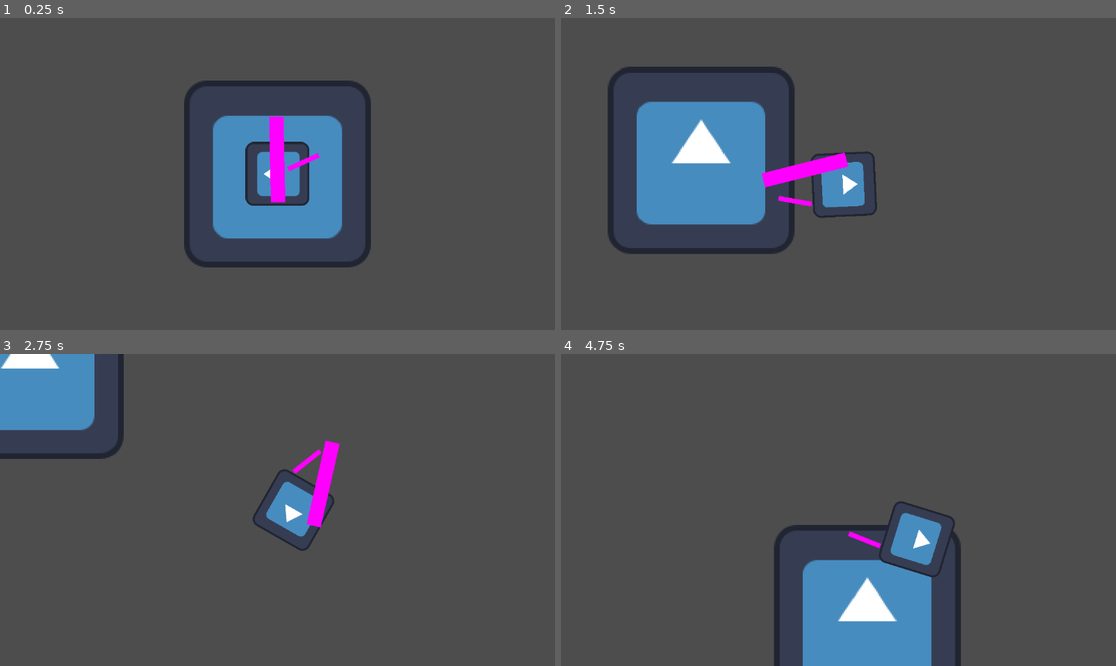
Above: before the commit, frames 1-4 (two rows, left to right).
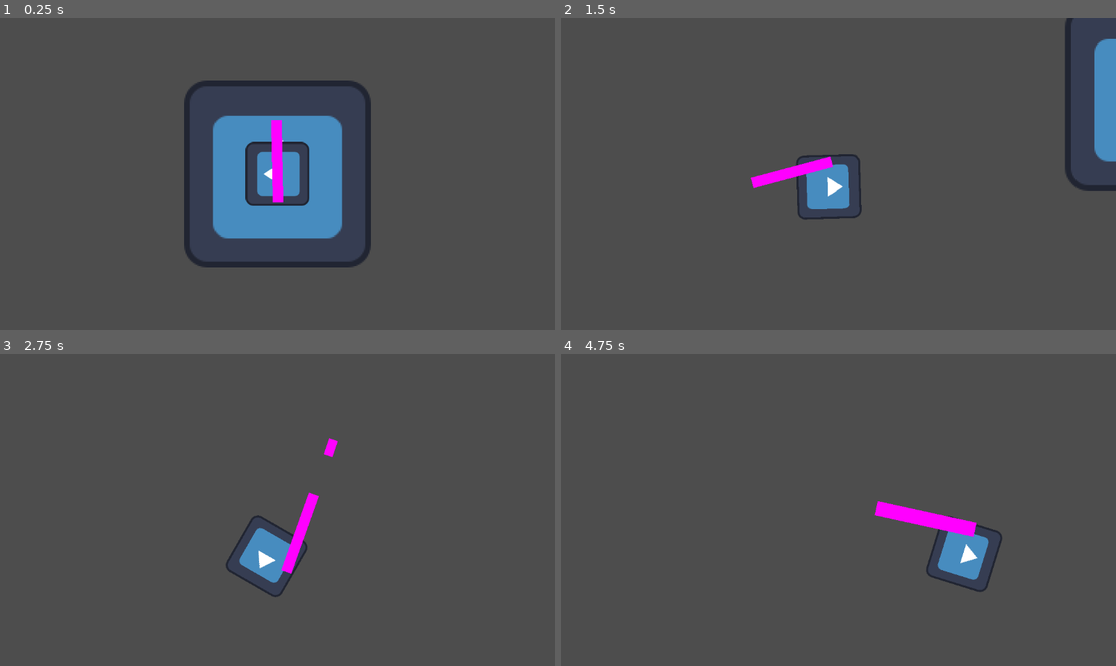
Above: after the commit, the same moments.

Repository: noname7777G/minijam_rvcc
Game: Godot game, scene res://scenes/world.tscn
Same seed, same stepped clock (60 frames per second), same inputs: the game is played once before the commit and once after it. The engine's default icon, where the game draws it, is replaced by a stand-in: a white triangle on a blue panel in a dark square.
Inputs (mouse positions are in pixels of both pictures, inside the frame that each line leads up to):
- Up to frame 1 (0.25 s): no input
- Up to frame 2 (1.5 s): tap Enter at 0.5 s; move the mouse to (960, 158) at 0.52 s; press the mouse at (960, 158) at 0.53 s; hold Right (ui_right) 0.53-1.28 s; move the mouse to (727, 189) at 1.27 s; release the mouse at (727, 189) at 1.28 s; hold Down (ui_down) from 1.28 s (still down); tap 4 (Swap_to_grenade) at 1.35 s
- Up to frame 3 (2.75 s): click (166, 525) at 1.55 s; move the mouse to (333, 441) at 2.02 s; release Down (ui_down) at 2.03 s; press the mouse at (333, 441) at 2.03 s; hold Right (ui_right) from 2.03 s (still down)
- Up to frame 4 (4.75 s): move the mouse to (810, 572) at 2.77 s; release Right (ui_right) at 2.78 s; release the mouse at (810, 572) at 2.78 s; hold Up (ui_up) 2.78-3.53 s; tap 1 (swap_to_auto_gun) at 2.85 s; click (810, 572) at 3.05 s; move the mouse to (1005, 556) at 3.52 s; hold 2 (swap_to_shotgun) 3.53-4.28 s; hold Left (ui_left) from 3.53 s (still down); click (1005, 556) at 3.8 s; move the mouse to (672, 463) at 4.27 s; tap 3 (swap_to_shuriken) at 4.35 s; click (672, 463) at 4.55 s

The runs differ from the first frame. In frame 1, 0.3% of the frame differs, in the area x 48-58%, y 31-60%; in frame 2, 15%, in the area x 8-100%, y 0-76%; in frame 3, 8.3%; in frame 4, 12%.

Commit message:
Removed extraneous scene "word" Added sound effects to guns adjusted some properties of the guns

Diff:
--- a/scenes/base_scenes/base_projectile.tscn
+++ b/scenes/base_scenes/base_projectile.tscn
@@ -21,4 +21,6 @@
 scale = Vector2(3, 3)
 shape = SubResource("RectangleShape2D_nfxno")
 
+[node name="expire_sound" type="AudioStreamPlayer2D" parent="."]
+
 [connection signal="body_entered" from="." to="." method="_on_body_entered"]
--- a/scenes/base_scenes/base_weapon.tscn
+++ b/scenes/base_scenes/base_weapon.tscn
@@ -20,3 +20,7 @@
 
 [node name="AnimatedSprite2D" type="AnimatedSprite2D" parent="."]
 position = Vector2(61, 0)
+
+[node name="Fire_sound" type="AudioStreamPlayer2D" parent="."]
+
+[node name="Secondary_sound" type="AudioStreamPlayer2D" parent="."]
--- a/scenes/player.tscn
+++ b/scenes/player.tscn
@@ -31,4 +31,5 @@
 position = Vector2(1, 50)
 
 [node name="shotgun" parent="." instance=ExtResource("4_pchl6")]
-position = Vector2(77.4782, -35.299)
+visible = false
+position = Vector2(59, 49)
--- a/scenes/weapons/auto_gun.tscn
+++ b/scenes/weapons/auto_gun.tscn
@@ -1,22 +1,22 @@
 [gd_scene load_steps=3 format=3 uid="uid://diqsh45b5mt5v"]
 
 [ext_resource type="PackedScene" uid="uid://b0fdbiun0go7d" path="res://scenes/base_scenes/base_weapon.tscn" id="1_uf2y5"]
-[ext_resource type="PackedScene" uid="uid://b4ysrxvuy0q30" path="res://scenes/weapons/auto_gun_projectile.tscn" id="2_yddto"]
+[ext_resource type="PackedScene" uid="uid://cu48yeg81cd4a" path="res://scenes/weapons/auto_gun_projectile.tscn" id="2_yddto"]
 
 [node name="Auto_gun" instance=ExtResource("1_uf2y5")]
 energy_cost = 3.0
 is_automatic = true
-_shot_cooldown = 0.2
+_shot_cooldown = 0.1
 _swap_cooldown = 0.3
 _recoil = 20.0
 projectile_scene = ExtResource("2_yddto")
 
 [node name="Sprite2D" parent="." index="0"]
-position = Vector2(80, 0)
-scale = Vector2(178, 30)
+position = Vector2(76.5, 0)
+scale = Vector2(171, 22)
 
 [node name="muzzle" parent="." index="1"]
-position = Vector2(169, 0)
+position = Vector2(162, 0)
 
 [node name="AnimatedSprite2D" parent="." index="3"]
-position = Vector2(169, 0)
+position = Vector2(162, 0)
--- a/scenes/weapons/shotgun.tscn
+++ b/scenes/weapons/shotgun.tscn
@@ -1,12 +1,30 @@
-[gd_scene load_steps=3 format=3 uid="uid://dqsp7fwesgwir"]
+[gd_scene load_steps=5 format=3 uid="uid://bpwe53xbmkl7m"]
 
 [ext_resource type="PackedScene" uid="uid://b0fdbiun0go7d" path="res://scenes/base_scenes/base_weapon.tscn" id="1_i1igf"]
-[ext_resource type="PackedScene" uid="uid://b4ysrxvuy0q30" path="res://scenes/weapons/auto_gun_projectile.tscn" id="2_0yshu"]
+[ext_resource type="PackedScene" uid="uid://cu48yeg81cd4a" path="res://scenes/weapons/auto_gun_projectile.tscn" id="2_0yshu"]
+[ext_resource type="AudioStream" uid="uid://dflg60bxj01md" path="res://assets/Sounds/SFX/Weapons/Shotgunsfx/Shotgun2.mp3" id="3_aeo4s"]
+[ext_resource type="AudioStream" uid="uid://dvg0r6ucl8bof" path="res://assets/Sounds/SFX/Weapons/Shotgunsfx/Shotgun_shell.mp3" id="4_gp5qt"]
 
 [node name="shotgun" instance=ExtResource("1_i1igf")]
 _shot_cooldown = 0.7
 _swap_cooldown = 0.8
 _projectile_spread_deg = 90.0
 _projectile_count = 7
-_recoil = 100.0
+_recoil = 150.0
 projectile_scene = ExtResource("2_0yshu")
+
+[node name="Sprite2D" parent="." index="0"]
+position = Vector2(39, 0)
+scale = Vector2(210, 30)
+
+[node name="muzzle" parent="." index="1"]
+position = Vector2(144, 0)
+
+[node name="AnimatedSprite2D" parent="." index="3"]
+position = Vector2(144, 0)
+
+[node name="Fire_sound" parent="." index="4"]
+stream = ExtResource("3_aeo4s")
+
+[node name="Secondary_sound" parent="." index="5"]
+stream = ExtResource("4_gp5qt")
--- a/scenes/word.tscn
+++ /dev/null
@@ -1,16 +0,0 @@
-[gd_scene load_steps=3 format=3 uid="uid://oxwbnvte2anb"]
-
-[ext_resource type="PackedScene" uid="uid://bcjs30ogm2vg" path="res://scenes/player.tscn" id="1_okg38"]
-[ext_resource type="Texture2D" uid="uid://daxqel3cb5go8" path="res://assets/icon.svg" id="3_u4i8b"]
-
-[node name="World" type="Node2D"]
-
-[node name="player" parent="." instance=ExtResource("1_okg38")]
-motion_mode = 1
-
-[node name="DEBUG_B" type="Sprite2D" parent="."]
-z_index = -1
-scale = Vector2(3.03516, 3.03516)
-texture = ExtResource("3_u4i8b")
-
-[node name="Node2D" type="Node2D" parent="."]
--- a/scripts/player.gd
+++ b/scripts/player.gd
@@ -58,9 +58,11 @@
 	if _current_weapon.is_automatic:
 		if Input.is_action_pressed("shoot") && _current_weapon.can_shoot:
 			_current_weapon.shoot(velocity)
+			_current_energy -= _current_weapon.energy_cost
 	else:
-		if Input.is_action_just_pressed("shoot"): #### fire gun here
+		if Input.is_action_just_pressed("shoot"):
 			_current_weapon.shoot(velocity)
+			_current_energy -= _current_weapon.energy_cost
 
 func _do_energy_cost(delta):
 	_current_energy -= delta * base_energy_loss
@@ -75,6 +77,7 @@
 #### CALLBACKS ####
 func _ready():
 	_current_weapon = auto_gun_scene
+	_current_weapon.swap_to()
 	_current_energy = max_energy
 
 func _process(delta: float) -> void:
--- a/scripts/weapons/base_projectile.gd
+++ b/scripts/weapons/base_projectile.gd
@@ -62,4 +62,6 @@
 
 	queue_free()
 	print("hit")
-	#body.on_hit(damage)
+
+	if body.has_method("on_hit"):
+		body.on_hit(damage)
--- a/scripts/weapons/base_weapon.gd
+++ b/scripts/weapons/base_weapon.gd
@@ -18,12 +18,17 @@
 
 @export var _recoil: float
 
+@export var _secondary_sound_delay_ratio: float
+
 var _projectile_spread: float
 var _shot_timer: float
 var _swap_timer: float
+var _secondary_sound_delay
 
 @onready var _muzzle = $muzzle
 @onready var _trajectory = $trajectory
+@onready var _fire_sound = $Fire_sound
+@onready var _secondary_sound = $Secondary_sound
 
 #### ASSET/NODE EXPORTS ####
 @export var projectile_scene: PackedScene
@@ -34,6 +39,8 @@
 	_shot_timer = 0
 	_swap_timer = _swap_cooldown
 
+	_secondary_sound_delay = _shot_cooldown - (_shot_cooldown * _secondary_sound_delay_ratio)
+
 func _process(delta: float) -> void:
 	look_at(get_global_mouse_position())
 
@@ -43,6 +50,9 @@
 		can_swap = true
 
 	if is_selected:
+		if _shot_timer >= _secondary_sound_delay:
+			_secondary_sound.play()
+
 		if _shot_timer >= 0:
 			_shot_timer -= delta
 		else:
@@ -69,6 +79,7 @@
 	if !can_shoot:
 		return
 
+	_fire_sound.play()
 	var unit_trajectory: Vector2 = _trajectory.global_position - global_position
 
 	if _projectile_count == 1:
Not shown: 1 places in scenes/main_menu.tscn that only renumber resources
Not shown: 1 places in scenes/music_player.tscn that only renumber resources
Not shown: 1 places in scenes/player.tscn that only renumber resources
